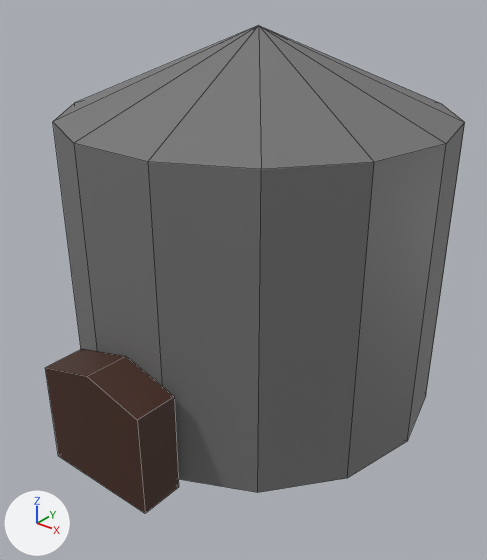
Two versions of the Blender file AE Working models/silo.blend, one commit apart.
One viewpoint serves both versions: a 50 mm camera at (7.87, -10.12, 8.46) aimed at (0.25, -0.6, 2.55). Arrows for +X, +Y and +Z are at lower left; the lights stay in place. The picture after the commit comes second. Mesh edges are drawn as thin lines.
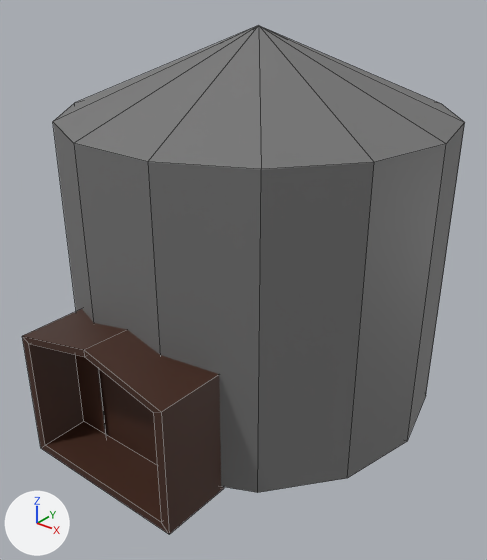
The change, as JSON lines over the scene's bpy script:
```json
{"block": "me_cylinder_004", "where": "# used by ob_cylinder_004; location = (-0.03, 0.2, 2.76); rotation_euler = (0.0, 0.0, 0.669), in degrees (0, 0, 38); scale = (1.09, 1.09, 0.711)"}
{"op": "remove", "block": "me_cylinder_004", "code": "me_cylinder_004.from_pydata(...)  # 50 vertices, 58 faces; spans x -3.46..3.37, y -3.94..3.46, z -4.17..6.35"}
{"op": "add", "block": "me_cylinder_004", "code": "me_cylinder_004.from_pydata(...)  # 60 vertices, 68 faces; spans x -3.88..3.37, y -4.27..3.46, z -4.31..6.35"}
{"block": "me_cylinder_004", "change": "me_cylinder_004 part 1"}
{"block": "me_cylinder_004", "change": "1 face is deleted"}
{"block": "me_cylinder_004", "change": "10 vertices move from x -3.46..-1.29, y -3.94..-2.02, z -4.15..-0.9 to x -3.88..-0.56, y -4.27..-1.29, z -4.31..-0.17"}
{"block": "me_cylinder_004", "change": "10 vertices are added at x -3.75..-0.95, y -4.16..-1.7, z -4.08..-0.37"}
{"block": "me_cylinder_004", "change": "11 new faces join them, mat_wood (brown #45291d)"}
{"block": "me_cylinder_004", "change": "other edits to the shape of me_cylinder_004 do not show in these pictures"}
```

Pixel boxes [x1, y1, x2, y2] of what changed, in the pictures (487 x 560 px):
```json
{"object": "Cylinder.004", "change": "reshaped", "before": [45, 26, 465, 513], "after": [22, 26, 465, 534]}
{"part": 1, "of": "me_cylinder_004", "change": "reshaped", "before": [45, 349, 179, 513], "after": [22, 309, 224, 534]}
```
